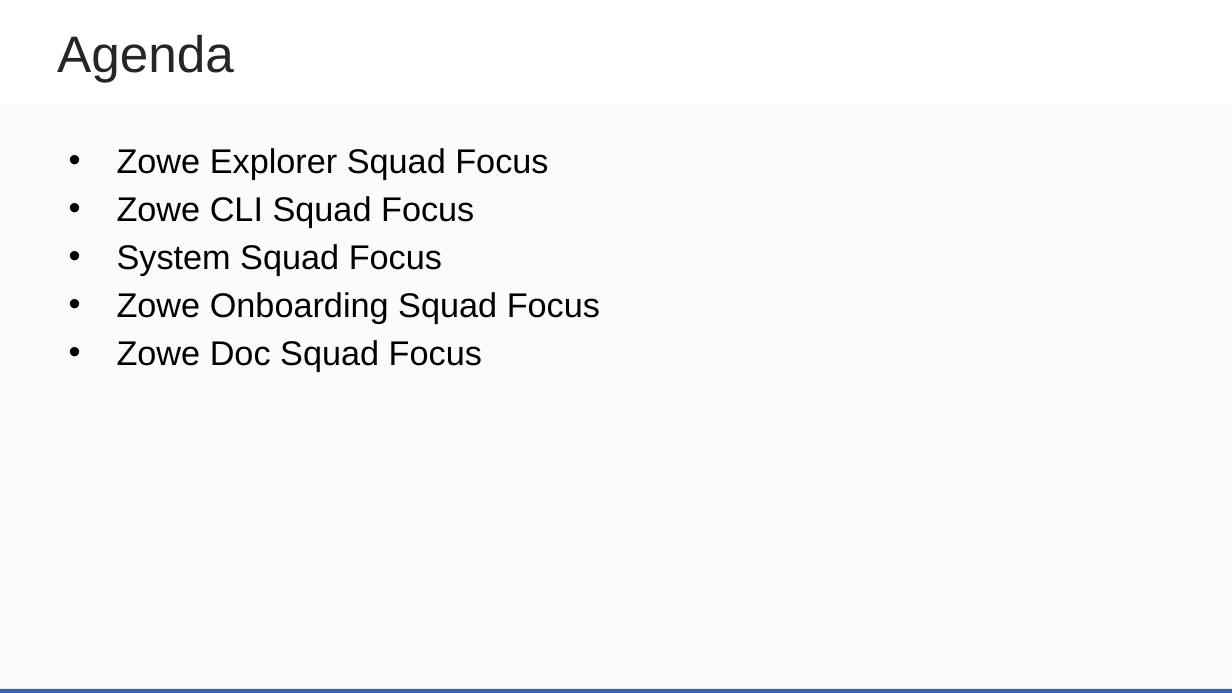
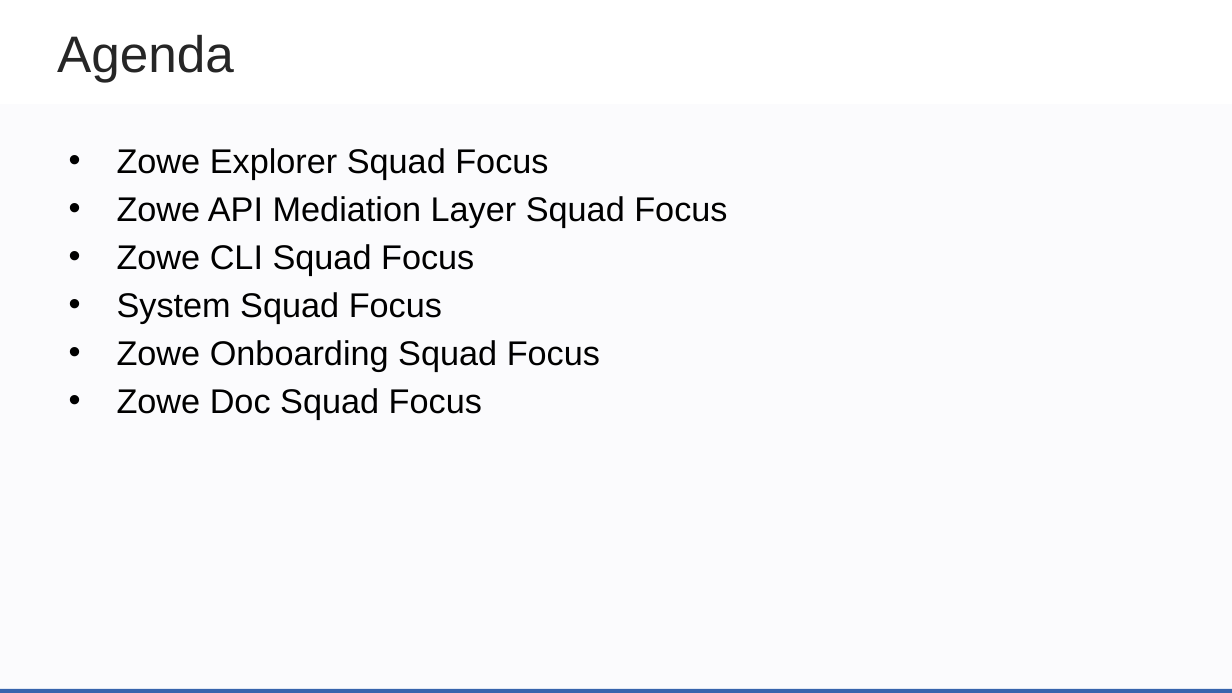
Before and after one commit to zowe/community, a slide deck: slide 3 of Project Management/PI Planning/20PI4 Planning/Zowe Community Squad Focus for 20PI4.pptx. Drawn at 1232x693 pixels with LibreOffice and Linux fonts; fonts in the diff are those of the drawing; background and template pictures are left out. Boxes give left, top, right and bottom in pixels: in the first picture for what was removed or moved away, otherwise in the second. Text is boxed around its words. In the diff, an @@ line names an element or a change of style, - is before the commit and + after.

Commit message:
add API ML

```diff
--- a/Project Management/PI Planning/20PI4 Planning/Zowe Community Squad Focus for 20PI4.pptx
+++ b/Project Management/PI Planning/20PI4 Planning/Zowe Community Squad Focus for 20PI4.pptx
@@ text at [117, 196, 727, 228]: paragraph added @@
+• Zowe API Mediation Layer Squad Focus
```
Also in this commit, not shown: 7 slides added.
